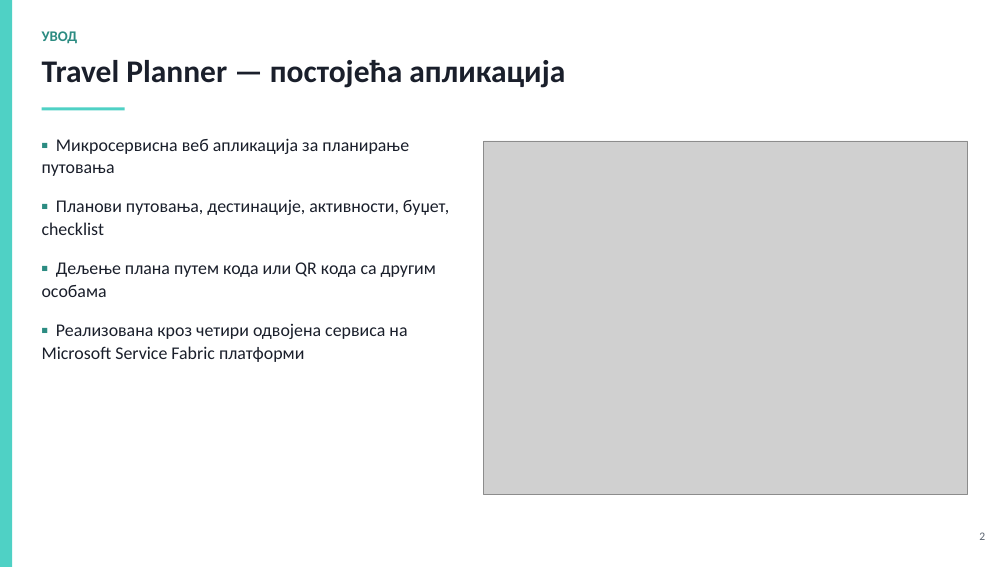
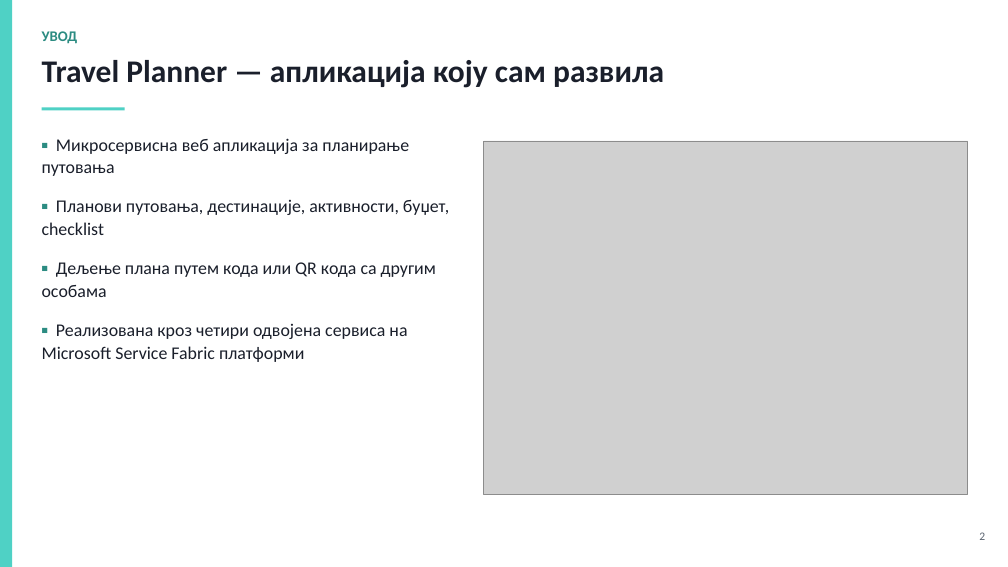
Before and after one commit to deechky/Web2, a slide deck: slide 2 of docs/prezentacija-odbrana.pptx. Drawn at 1008x567 pixels with LibreOffice and Linux fonts; fonts in the diff are those of the drawing; grey boxes stand for pictures. Boxes give left, top, right and bottom in pixels: in the first picture for what was removed or moved away, otherwise in the second. Text is boxed around its words. In the diff, an @@ line names an element or a change of style, - is before the commit and + after.

Commit message:
docs: fix presentation - remove italic text (hard to read in Cyrillic), clarify Travel Planner is the student's own app not a pre-existing one

```diff
--- a/docs/prezentacija-odbrana.pptx
+++ b/docs/prezentacija-odbrana.pptx
@@ text at [42, 60, 664, 88]: text changed @@
-Travel Planner — постојећа апликација
+Travel Planner — апликација коју сам развила
```
Also in this commit, not shown: 4 other slides changed, 1 other file.
